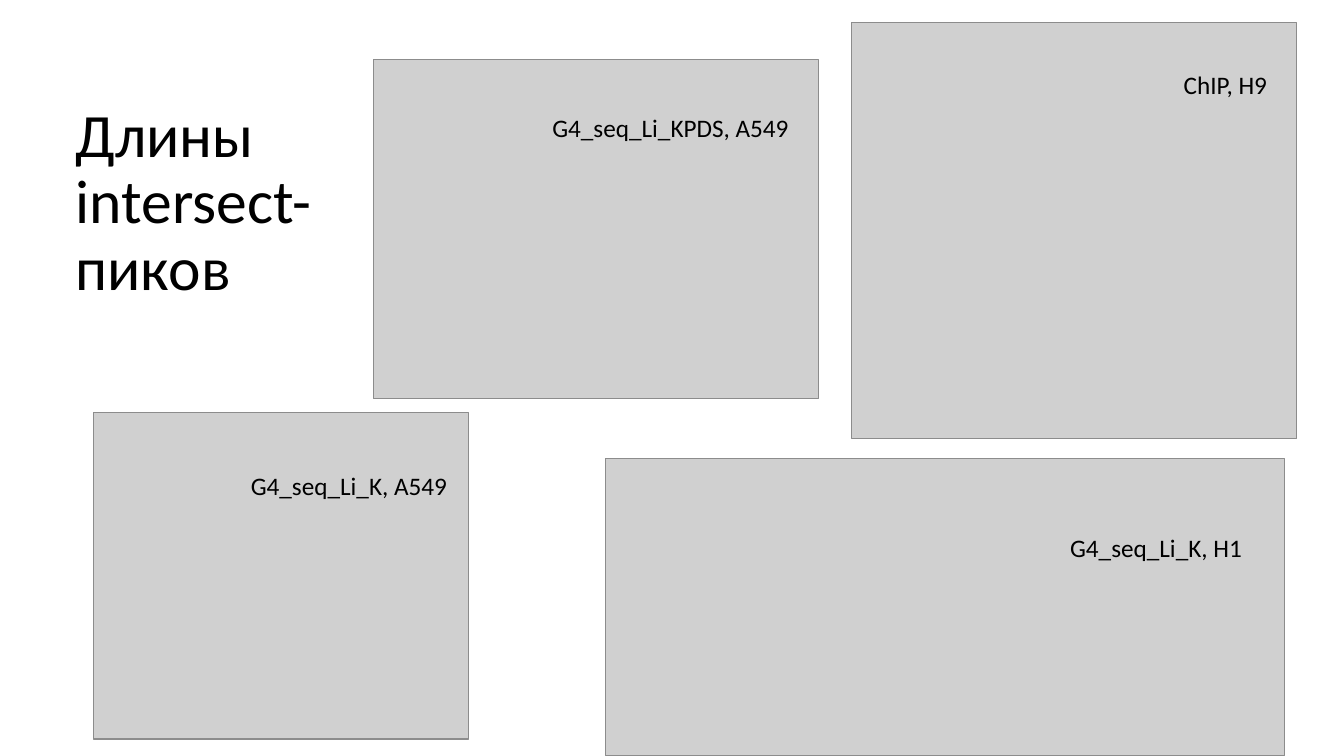
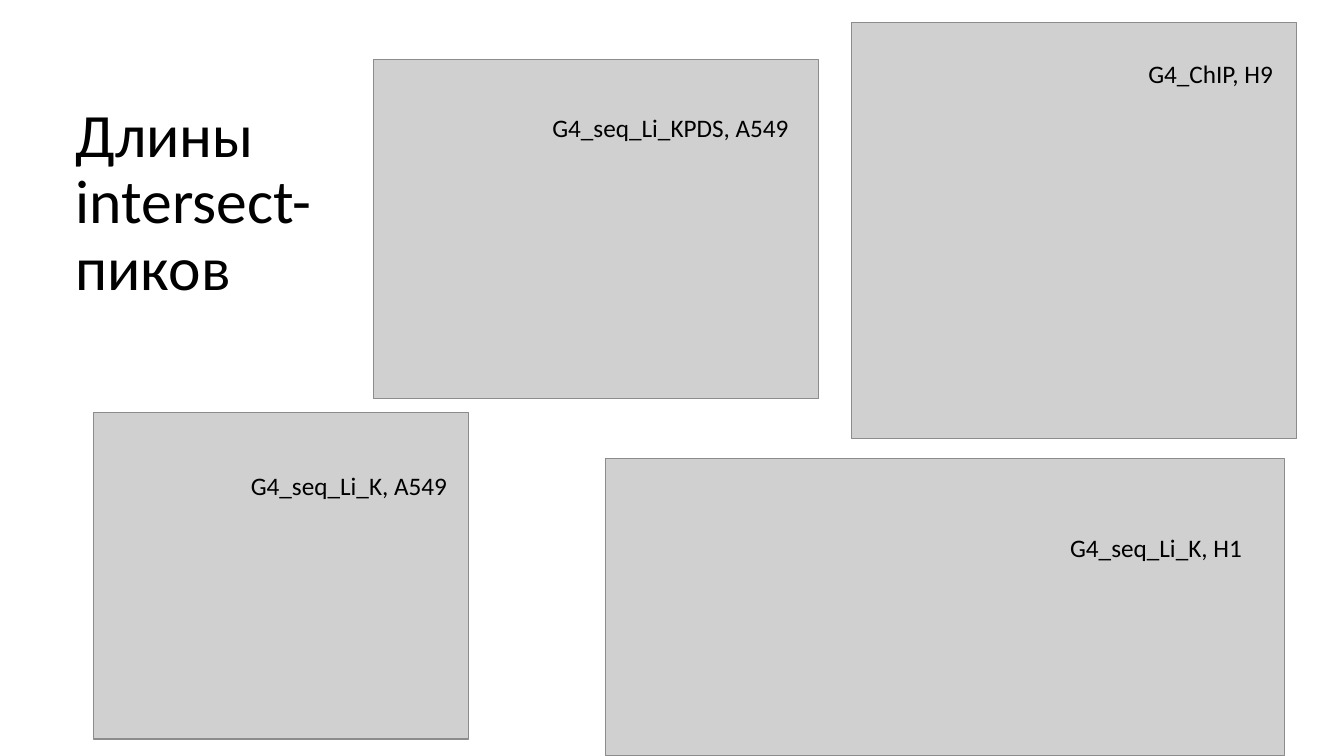
Before and after one commit to mausenkova/hse21_H3K9me3_G4_human_group, a slide deck: slide 5 of Презентация_hse21_H3K9me3_G4_human.pptx (slide 4 before the commit). Drawn at 1344x756 pixels with LibreOffice and Linux fonts; fonts in the diff are those of the drawing; grey boxes stand for pictures. Boxes give left, top, right and bottom in pixels: in the first picture for what was removed or moved away, otherwise in the second. Text is boxed around its words. In the diff, an @@ line names an element or a change of style, - is before the commit and + after.

```diff
--- a/Презентация_hse21_H3K9me3_G4_human.pptx
+++ b/Презентация_hse21_H3K9me3_G4_human.pptx
@@ text at (1148, 65, 1272, 87): text changed @@
-ChIP, H9
+G4_ChIP, H9
```
Also in this commit, not shown: 3 other slides changed, 1 slide added.
